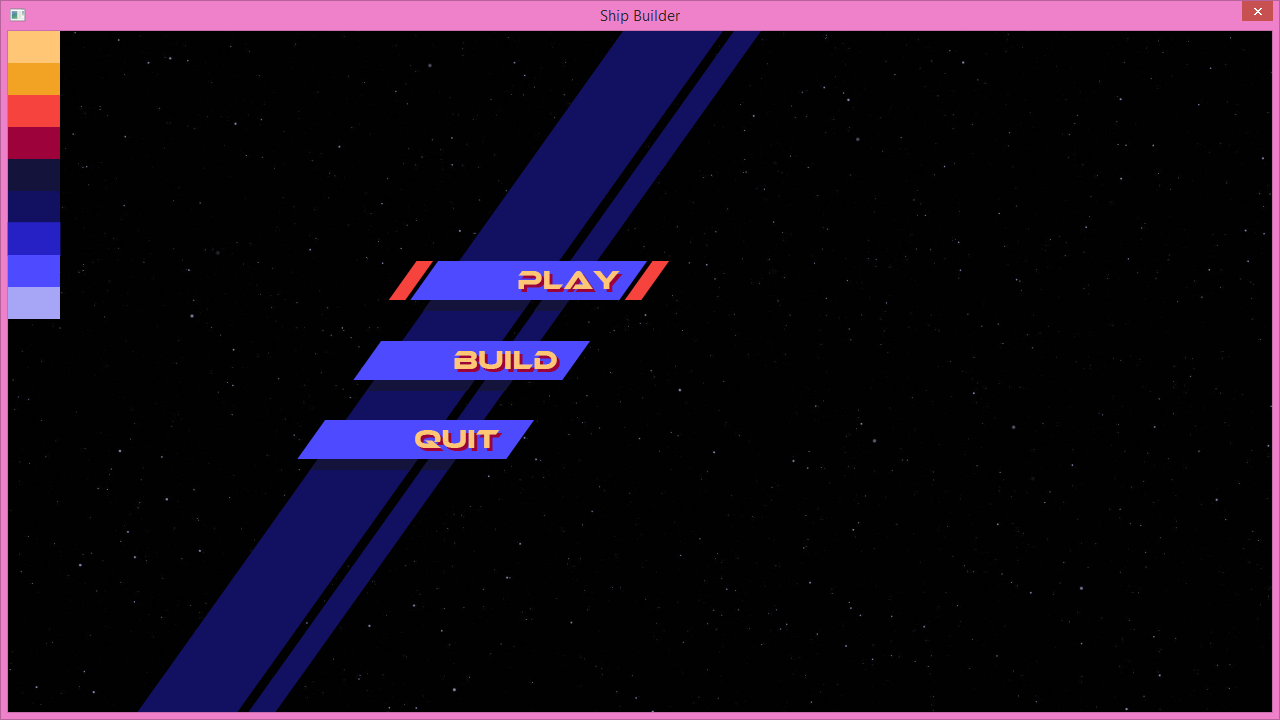
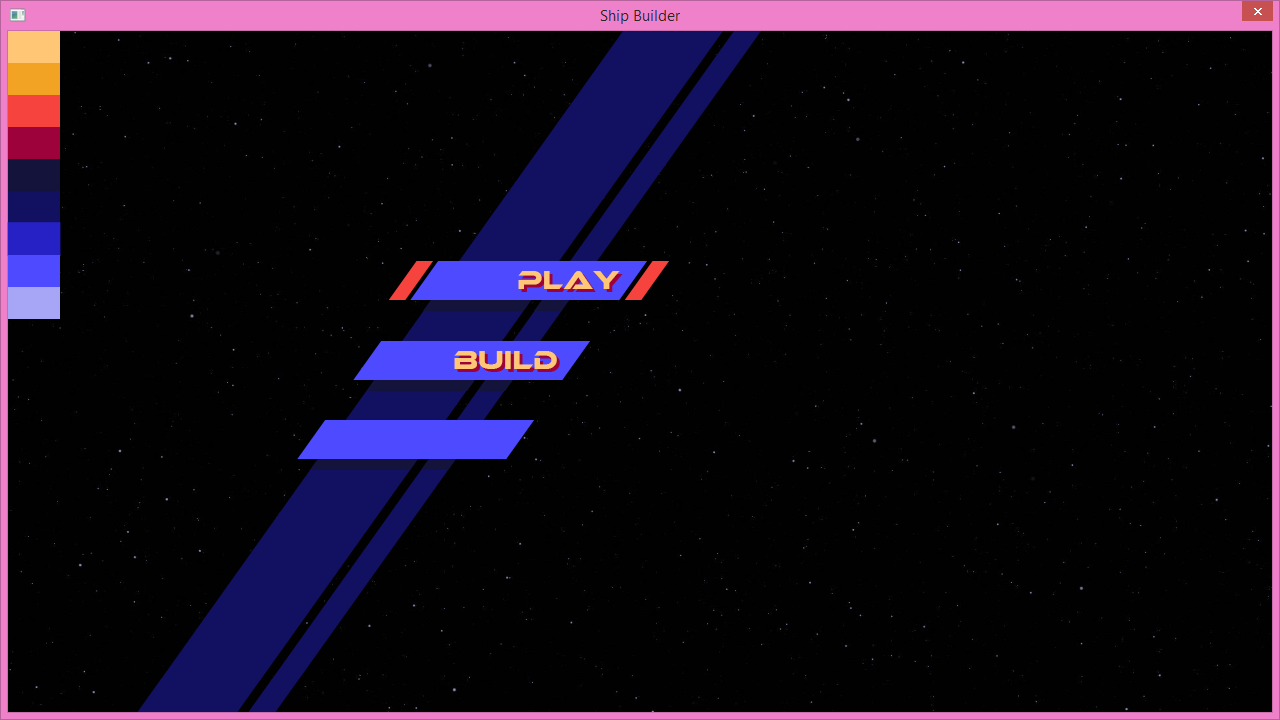
Comparing the layer stacks of the two 1280 x 720 images. Changes:
hid "Text" (3rd of 3, in "Quit") over [415,430,500,448]
